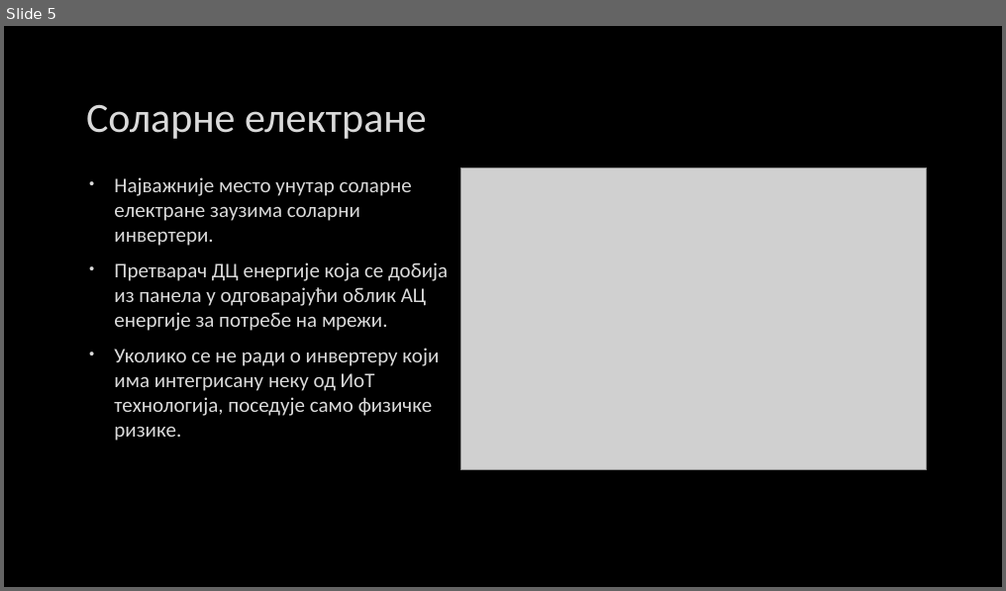
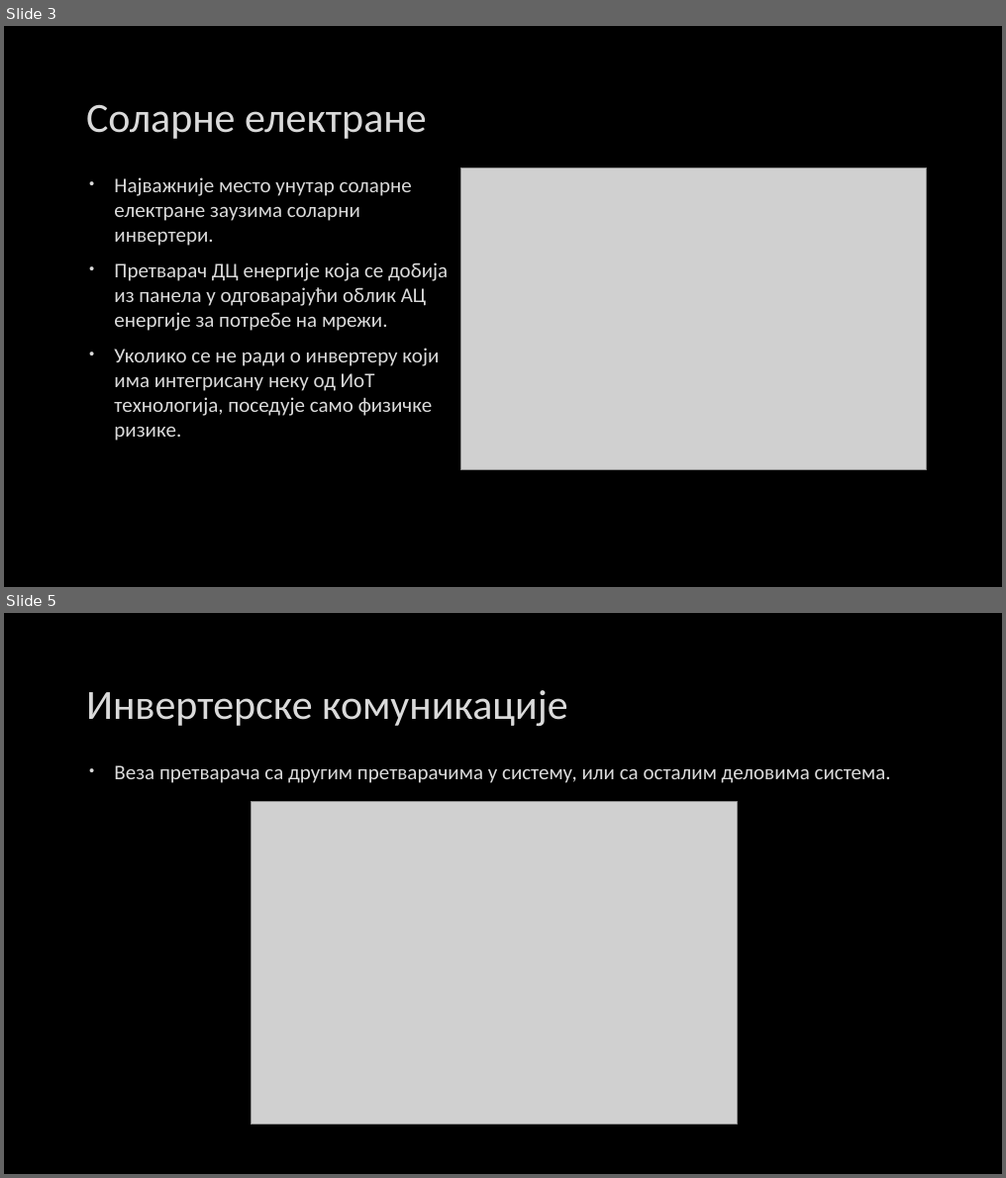
Before and after one commit to Vukasin211/Diplomski-rad, a slide deck: Сајбер безбедност соларних инвертера.pptx. Shown one above the other, each under a label of ours: slide 5 before the commit, slides 3 and 5 after it; the slides between them are not shown. The pictures are 1006x591 and 1006x1178 pixels, drawn with LibreOffice and Linux fonts; fonts in the diff are those of the drawing; grey boxes stand for pictures; background and template pictures are left out. Boxes give left, top, right and bottom in pixels: in the first picture for what was removed or moved away, otherwise in the second. Text is boxed around its words. In the diff, an @@ line names an element or a change of style, - is before the commit and + after.

```diff
--- a/Сајбер безбедност соларних инвертера.pptx
+++ b/Сајбер безбедност соларних инвертера.pptx
@@ slide 5 added at (4,613,1002,1174), background picture (left out) @@
@@ title added at (86,690,567,726), 40 pt, text #DADADA @@
+Инвертерске комуникације
@@ text added at (114,765,891,783), 20 pt, text #DADADA @@
+• Веза претварача са другим претварачима у систему, или са осталим деловима система.
@@ picture added at (252,801,738,1124) @@
@@ what was slide 5 is now slide 3 @@
```
Also in this commit, not shown: 4 slides changed, 20 other slides added, 10 slides removed, 20 other files.
